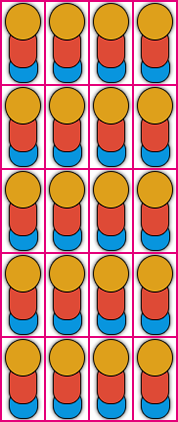
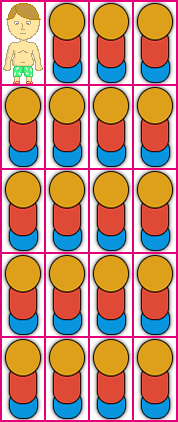
Comparing the layer stacks of the two 178x422 images. Changes:
painted on "Idle 1" (5th of 5, in "Front") over [2, 2, 45, 84]
